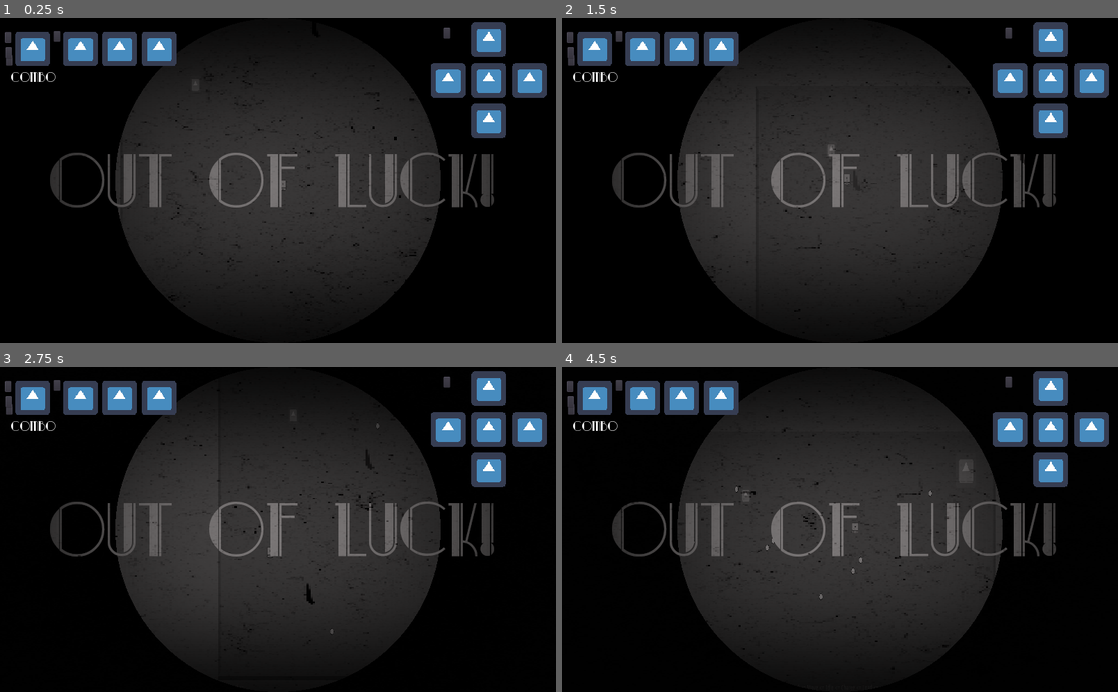
Above: before the commit, frames 1-4 (two rows, left to right).
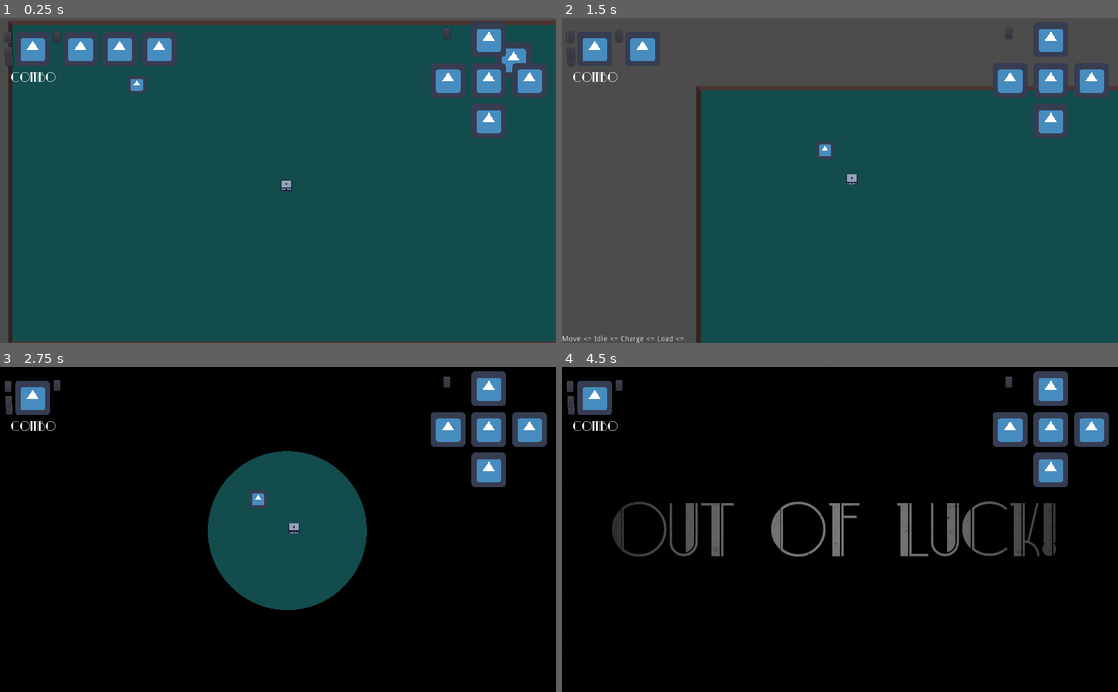
Above: after the commit, the same moments.

Repository: andrebariani/gmtk2022
Game: Godot game, scene res://src/Main.tscn
Two runs of this game, one before a commit and one after it. Both use one fixed random seed, a clock stepped at 60 frames per second and the inputs below. The engine's default icon, where the game draws it, is replaced by a stand-in: a white triangle on a blue panel in a dark square.
Inputs (mouse positions are in pixels of both pictures, inside the frame that each line leads up to):
- Up to frame 1 (0.25 s): no input
- Up to frame 2 (1.5 s): click (573, 60) at 0.5 s; tap Enter (ui_accept) at 1.25, 1.35 s; move the mouse to (962, 164) at 1.27 s; hold D (move_right) from 1.28 s (still down)
- Up to frame 3 (2.75 s): tap Enter (ui_accept) at 1.52, 1.82, 2.27, 2.3, 2.57 s; move the mouse to (166, 545) at 2.02 s; release D (move_right) at 2.03 s; hold S (move_down) from 2.03 s (still down); click (166, 545) at 2.1 s
- Up to frame 4 (4.5 s): move the mouse to (895, 458) at 2.77 s; release S (move_down) at 2.78 s; hold D (move_right) 2.78-3.53 s; tap Space (roll) at 2.85 s; tap Enter (ui_accept) at 3.05, 3.6, 3.77, 4.07 s; move the mouse to (812, 594) at 3.52 s; hold W (move_up) 3.53-4.28 s; move the mouse to (1006, 578) at 4.27 s; hold A (move_left) from 4.28 s (still down); click (1006, 578) at 4.35 s

The runs differ from the first frame. In frame 1, 94% of the frame differs, in the area x 0-100%, y 0-100%; in frame 2, 94%; in frame 3, 42%; in frame 4, 39%.

Commit message:
game over part 2

Diff:
--- a/project.godot
+++ b/project.godot
@@ -99,6 +99,13 @@
 
 [input]
 
+ui_accept={
+"deadzone": 0.5,
+"events": [ Object(InputEventKey,"resource_local_to_scene":false,"resource_name":"","device":0,"alt":false,"shift":false,"control":false,"meta":false,"command":false,"pressed":false,"scancode":16777221,"physical_scancode":0,"unicode":0,"echo":false,"script":null)
+, Object(InputEventKey,"resource_local_to_scene":false,"resource_name":"","device":0,"alt":false,"shift":false,"control":false,"meta":false,"command":false,"pressed":false,"scancode":16777222,"physical_scancode":0,"unicode":0,"echo":false,"script":null)
+, Object(InputEventJoypadButton,"resource_local_to_scene":false,"resource_name":"","device":0,"button_index":0,"pressure":0.0,"pressed":false,"script":null)
+ ]
+}
 roll={
 "deadzone": 0.5,
 "events": [ Object(InputEventKey,"resource_local_to_scene":false,"resource_name":"","device":0,"alt":false,"shift":false,"control":false,"meta":false,"command":false,"pressed":false,"scancode":32,"physical_scancode":0,"unicode":0,"echo":false,"script":null)
--- a/src/Main.gd
+++ b/src/Main.gd
@@ -6,6 +6,7 @@
 onready var player = $YSort/Player
 onready var camera = $YSort/Player/Camera
 
+var score = 0
 
 func _enter_tree():
 	randomize()
@@ -38,4 +39,5 @@
 
 
 func _on_Player_died():
-	pass # Replace with function body.
+	get_tree().paused = true
+	shaders.game_over(player.get_global_transform_with_canvas().origin / get_viewport_rect().size)
--- a/src/Main.tscn
+++ b/src/Main.tscn
@@ -53,12 +53,14 @@
 [node name="CanvasLayer" type="CanvasLayer" parent="."]
 
 [node name="ScreenShaders" parent="CanvasLayer" instance=ExtResource( 3 )]
+pause_mode = 2
 
 [node name="UI" parent="CanvasLayer" instance=ExtResource( 4 )]
 
 [node name="Pause" parent="CanvasLayer" instance=ExtResource( 7 )]
 
 [connection signal="advanced_combo" from="YSort/Player" to="." method="_on_Player_advanced_combo"]
+[connection signal="died" from="YSort/Player" to="." method="_on_Player_died"]
 [connection signal="health_changed" from="YSort/Player" to="." method="_on_Player_health_changed"]
 [connection signal="rolled" from="YSort/Player" to="." method="_on_Player_rolled"]
 [connection signal="triggered_combo" from="YSort/Player" to="." method="_on_Player_triggered_combo"]
--- a/src/entities/player/Player.gd
+++ b/src/entities/player/Player.gd
@@ -80,6 +80,9 @@
 	if debug:
 		_die_side_debug.set_text()
 		_die_side_debug.set_text()
+
+	if Input.is_action_just_pressed("ui_accept"):
+		take_damage()
 
 
 func apply_velocity(velocity):
--- a/src/entities/player/Player.tscn
+++ b/src/entities/player/Player.tscn
@@ -66,6 +66,9 @@
 anchor_right = 1.0
 anchor_bottom = 1.0
 margin_top = -14.0
+__meta__ = {
+"_edit_use_anchors_": false
+}
 
 [node name="State" type="Label" parent="CanvasLayer/Debug"]
 margin_right = 1024.0
--- a/src/shaders/ScreenShader.gd
+++ b/src/shaders/ScreenShader.gd
@@ -9,6 +9,12 @@
 		enemies_to_int[enemy_type])
 
 
+func game_over(player_screen_position):
+	print_debug(player_screen_position)
+	$GameOver.material.set_shader_param("center", player_screen_position)
+	$GameOver/AnimationPlayer.play("GameOver")
+
+
 func _on_Button_pressed():
 	$ImpactShader.material.set_shader_param("center",
 	Vector2(rand_range(0, 1.0), rand_range(0, 1.0)))
--- a/src/shaders/ScreenShader.tscn
+++ b/src/shaders/ScreenShader.tscn
@@ -86,7 +86,7 @@
 	vec2 scaledUV = (SCREEN_UV - vec2(0.5,0.0)) / vec2(ratio, 1) + vec2(0.5,0.0);
 
 	if (length(scaledUV - center) < size)
-		COLOR = texture(SCREEN_TEXTURE, scaledUV);
+		COLOR = textureLod(SCREEN_TEXTURE, SCREEN_UV, 0.0);
 	else
 		COLOR = vec4(0, 0, 0, 1);
 
@@ -150,7 +150,7 @@
 
 [sub_resource type="Animation" id=9]
 resource_name = "GameOver"
-length = 1.8
+length = 2.25
 tracks/0/type = "value"
 tracks/0/path = NodePath(".:material:shader_param/size")
 tracks/0/interp = 1
@@ -158,7 +158,7 @@
 tracks/0/imported = false
 tracks/0/enabled = true
 tracks/0/keys = {
-"times": PoolRealArray( 0, 0.5, 0.7, 1 ),
+"times": PoolRealArray( 0.4, 0.9, 1.1, 1.4 ),
 "transitions": PoolRealArray( 1, 1, 1, 1 ),
 "update": 0,
 "values": [ 1.0, 0.25, 0.4, 0.0 ]
@@ -170,7 +170,7 @@
 tracks/1/imported = false
 tracks/1/enabled = true
 tracks/1/keys = {
-"times": PoolRealArray( 1.2, 1.8 ),
+"times": PoolRealArray( 1.6, 2.2 ),
 "transitions": PoolRealArray( 1, 1 ),
 "update": 0,
 "values": [ 0.0, 1.0 ]
@@ -182,7 +182,7 @@
 tracks/2/imported = false
 tracks/2/enabled = true
 tracks/2/keys = {
-"times": PoolRealArray( 0, 1.2 ),
+"times": PoolRealArray( 0.4, 1.6 ),
 "transitions": PoolRealArray( 1, 1 ),
 "update": 1,
 "values": [ false, true ]
@@ -194,7 +194,7 @@
 tracks/3/imported = false
 tracks/3/enabled = true
 tracks/3/keys = {
-"times": PoolRealArray( 0, 1.3 ),
+"times": PoolRealArray( 0.4, 1.7 ),
 "transitions": PoolRealArray( 1, 1 ),
 "update": 1,
 "values": [ false, true ]
@@ -206,10 +206,22 @@
 tracks/4/imported = false
 tracks/4/enabled = true
 tracks/4/keys = {
-"times": PoolRealArray( 0, 1.3 ),
+"times": PoolRealArray( 0.4, 1.7 ),
 "transitions": PoolRealArray( 1, 1 ),
 "update": 1,
 "values": [ false, true ]
+}
+tracks/5/type = "value"
+tracks/5/path = NodePath(".:visible")
+tracks/5/interp = 1
+tracks/5/loop_wrap = true
+tracks/5/imported = false
+tracks/5/enabled = true
+tracks/5/keys = {
+"times": PoolRealArray( 0.4 ),
+"transitions": PoolRealArray( 1 ),
+"update": 1,
+"values": [ true ]
 }
 
 [sub_resource type="Animation" id=10]
@@ -239,7 +251,7 @@
 "values": [ 0.6 ]
 }
 tracks/2/type = "value"
-tracks/2/path = NodePath("BlackFront:anchor_right")
+tracks/2/path = NodePath("BlackFront:anchor_left")
 tracks/2/interp = 1
 tracks/2/loop_wrap = true
 tracks/2/imported = false
@@ -251,7 +263,7 @@
 "values": [ 0.0 ]
 }
 tracks/3/type = "value"
-tracks/3/path = NodePath("BlackFront:anchor_left")
+tracks/3/path = NodePath("BlackFront:visible")
 tracks/3/interp = 1
 tracks/3/loop_wrap = true
 tracks/3/imported = false
@@ -260,10 +272,10 @@
 "times": PoolRealArray( 0 ),
 "transitions": PoolRealArray( 1 ),
 "update": 0,
-"values": [ 0.0 ]
+"values": [ true ]
 }
 tracks/4/type = "value"
-tracks/4/path = NodePath("BlackFront:visible")
+tracks/4/path = NodePath("Label:visible")
 tracks/4/interp = 1
 tracks/4/loop_wrap = true
 tracks/4/imported = false
@@ -275,7 +287,7 @@
 "values": [ true ]
 }
 tracks/5/type = "value"
-tracks/5/path = NodePath("Label:visible")
+tracks/5/path = NodePath("OldTimey:visible")
 tracks/5/interp = 1
 tracks/5/loop_wrap = true
 tracks/5/imported = false
@@ -287,7 +299,7 @@
 "values": [ true ]
 }
 tracks/6/type = "value"
-tracks/6/path = NodePath("OldTimey:visible")
+tracks/6/path = NodePath(".:visible")
 tracks/6/interp = 1
 tracks/6/loop_wrap = true
 tracks/6/imported = false
@@ -296,7 +308,7 @@
 "times": PoolRealArray( 0 ),
 "transitions": PoolRealArray( 1 ),
 "update": 0,
-"values": [ true ]
+"values": [ false ]
 }
 
 [node name="ScreenShaders" type="Control"]
@@ -363,6 +375,7 @@
 }
 
 [node name="GameOver" type="ColorRect" parent="."]
+visible = false
 material = SubResource( 7 )
 anchor_right = 1.0
 anchor_bottom = 1.0
@@ -397,6 +410,7 @@
 }
 
 [node name="BlackFront" type="ColorRect" parent="GameOver"]
+anchor_right = 1.0
 anchor_bottom = 1.0
 color = Color( 0, 0, 0, 1 )
 __meta__ = {
--- a/src/ui/UI.tscn
+++ b/src/ui/UI.tscn
@@ -12,6 +12,7 @@
 font_data = ExtResource( 4 )
 
 [node name="UI" type="Control"]
+pause_mode = 2
 anchor_right = 1.0
 anchor_bottom = 1.0
 script = ExtResource( 2 )
